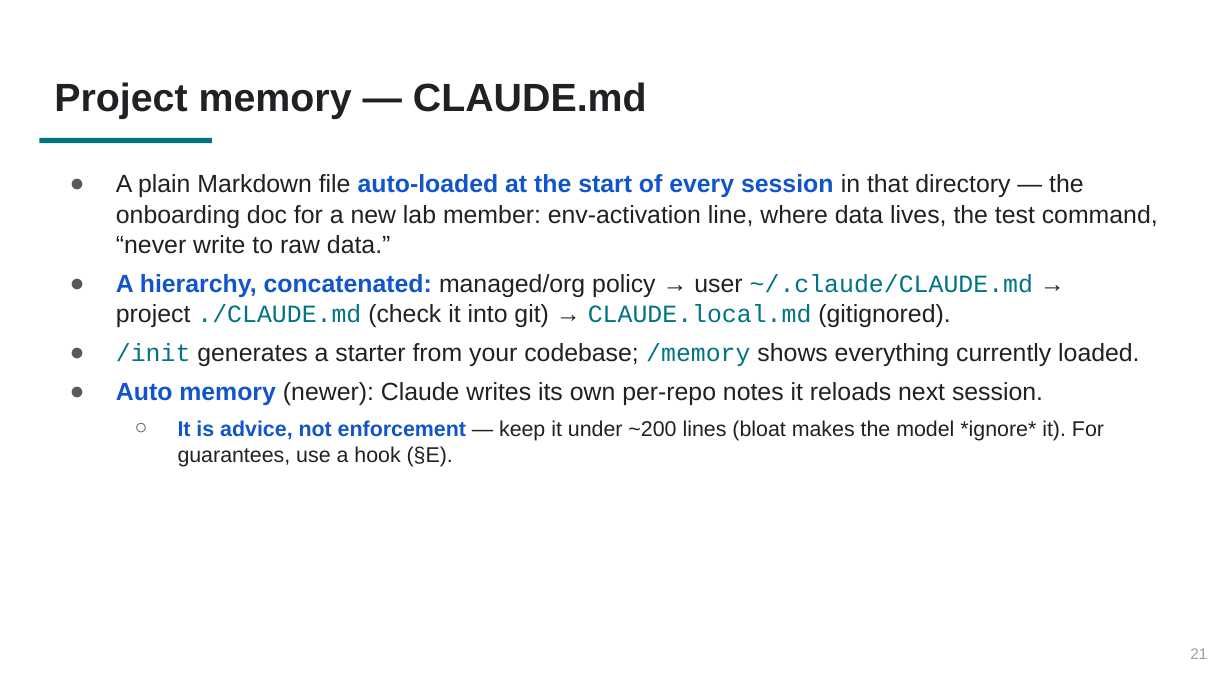
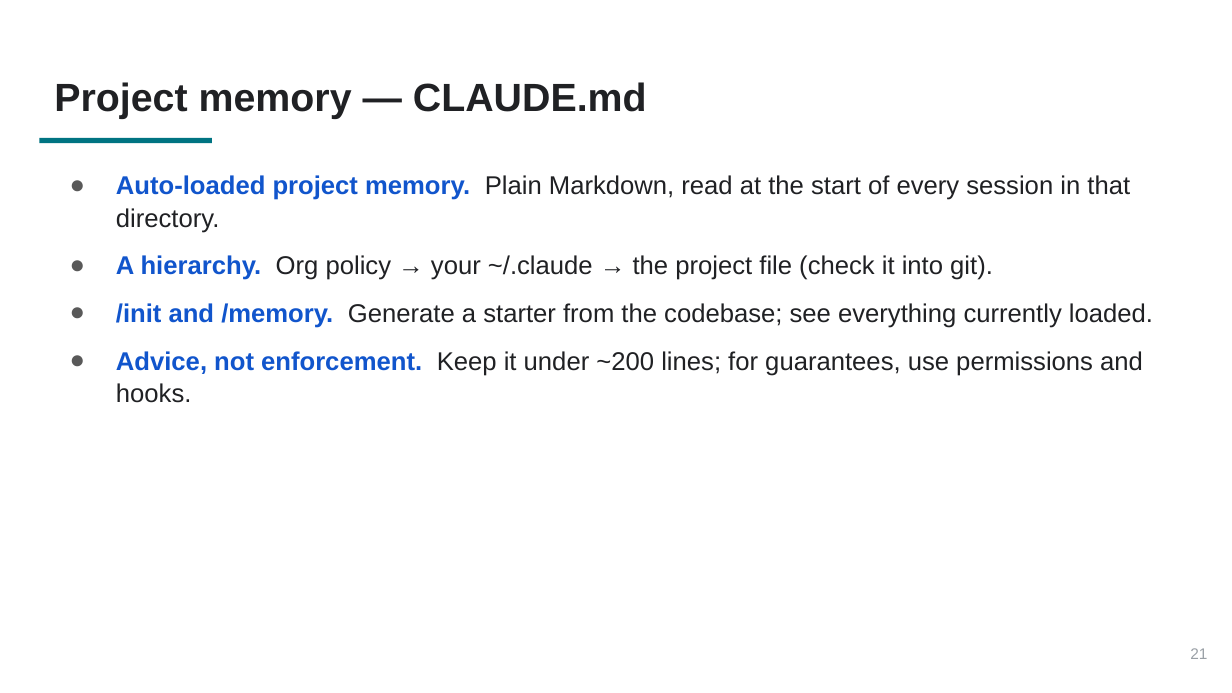
Before and after one commit to PursuitOfDataScience/uchicago-workshops, a slide deck: slide 21 of claude-code-tutorial/claude-code-tutorial.pptx. Drawn at 1232x693 pixels with LibreOffice and Linux fonts; fonts in the diff are those of the drawing. Boxes give left, top, right and bottom in pixels: in the first picture for what was removed or moved away, otherwise in the second. Text is boxed around its words. In the diff, an @@ line names an element or a change of style, - is before the commit and + after.

```diff
--- a/claude-code-tutorial/claude-code-tutorial.pptx
+++ b/claude-code-tutorial/claude-code-tutorial.pptx
@@ text at bbox=[116, 175, 1153, 403]: text changed; size 14.5 to 15 pt @@
-● A plain Markdown file auto-loaded at the start of every session in that directory — the onboarding doc for a new lab member: env-activation line, where data lives, the test command, “never write to raw data.”
-● A hierarchy, concatenated: managed/org policy → user ~/.claude/CLAUDE.md → project ./CLAUDE.md (check it into git) → CLAUDE.local.md (gitignored).
-● /init generates a starter from your codebase; /memory shows everything currently loaded.
-● Auto memory (newer): Claude writes its own per-repo notes it reloads next session.
-  ○ It is advice, not enforcement — keep it under ~200 lines (bloat makes the model *ignore* it). For guarantees, use a hook (§E).
+● Auto-loaded project memory. Plain Markdown, read at the start of every session in that directory.
+● A hierarchy. Org policy → your ~/.claude → the project file (check it into git).
+● /init and /memory. Generate a starter from the codebase; see everything currently loaded.
+● Advice, not enforcement. Keep it under ~200 lines; for guarantees, use permissions and hooks.
```
Also in this commit, not shown: 35 other slides changed, 3 other files.
